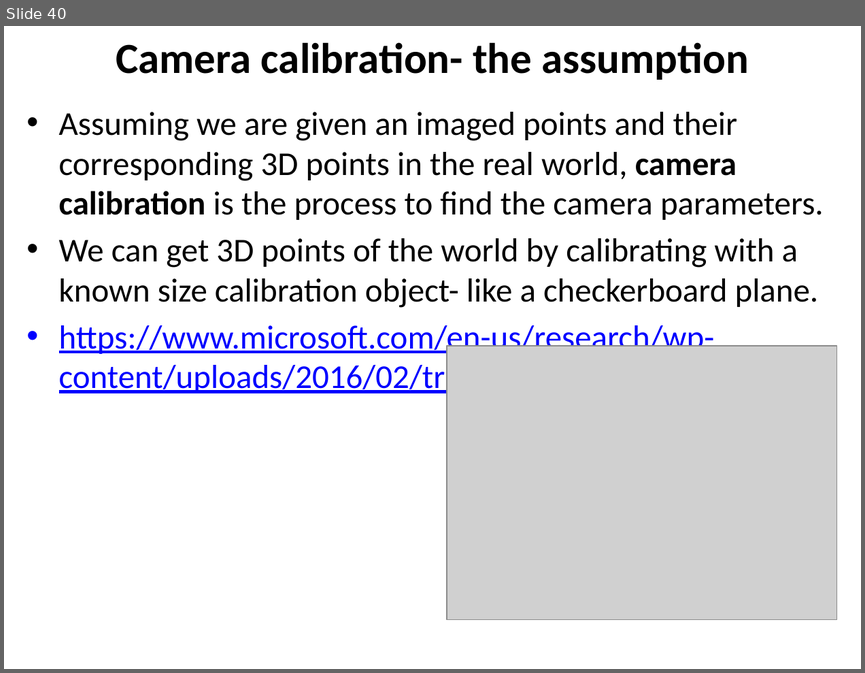
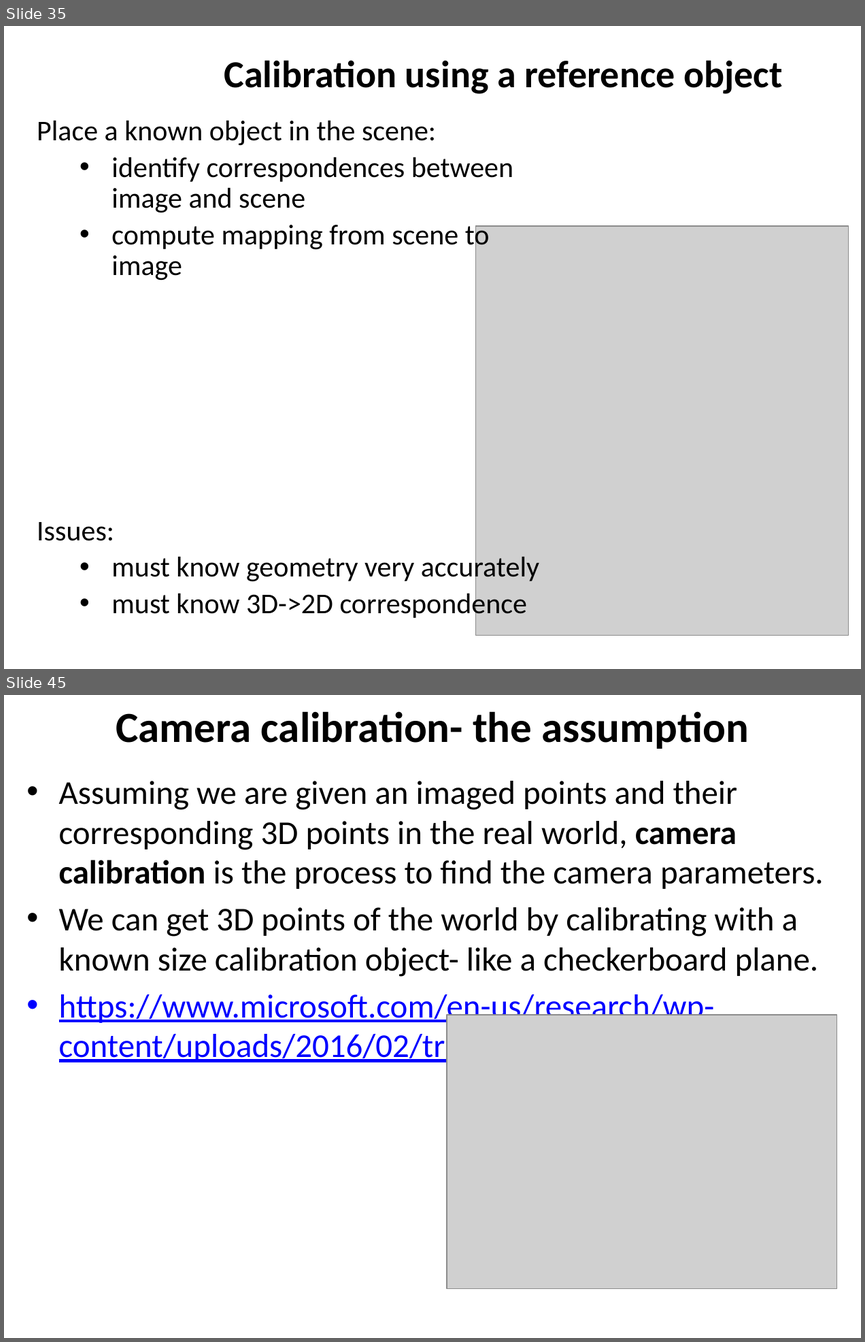
Before and after one commit to YoniChechik/AI_is_Math, a slide deck: c_07_camera_calibration/camera calibration.pptx. Shown one above the other, each under a label of ours: slide 40 before the commit, slides 35 and 45 after it; the slides between them are not shown. The pictures are 865x673 and 865x1342 pixels, drawn with LibreOffice and Linux fonts; fonts in the diff are those of the drawing; grey boxes stand for pictures. Boxes give left, top, right and bottom in pixels: in the first picture for what was removed or moved away, otherwise in the second. Text is boxed around its words. In the diff, an @@ line names an element or a change of style, - is before the commit and + after.

Commit message:
calib script

```diff
--- a/c_07_camera_calibration/camera calibration.pptx
+++ b/c_07_camera_calibration/camera calibration.pptx
@@ slide 35 added at <box>4,26,861,669</box>, background #FFFFFF @@
@@ title added at <box>224,60,782,94</box>, 32 pt, text #000000, bold @@
+Calibration using a reference object
@@ text added at <box>37,120,513,280</box>, 24 pt, text #000000 @@
+Place a known object in the scene:
+  • identify correspondences between image and scene
+  • compute mapping from scene to image
@@ picture added at <box>476,226,849,635</box> @@
@@ text added at <box>37,522,539,620</box>, 24 pt, text #000000 @@
+Issues:
+  • must know geometry very accurately
+  • must know 3D->2D correspondence
@@ what was slide 40 is now slide 45 @@
```
Also in this commit, not shown: 3 slides changed, 5 other slides added, 1 slide removed, 18 other files.
